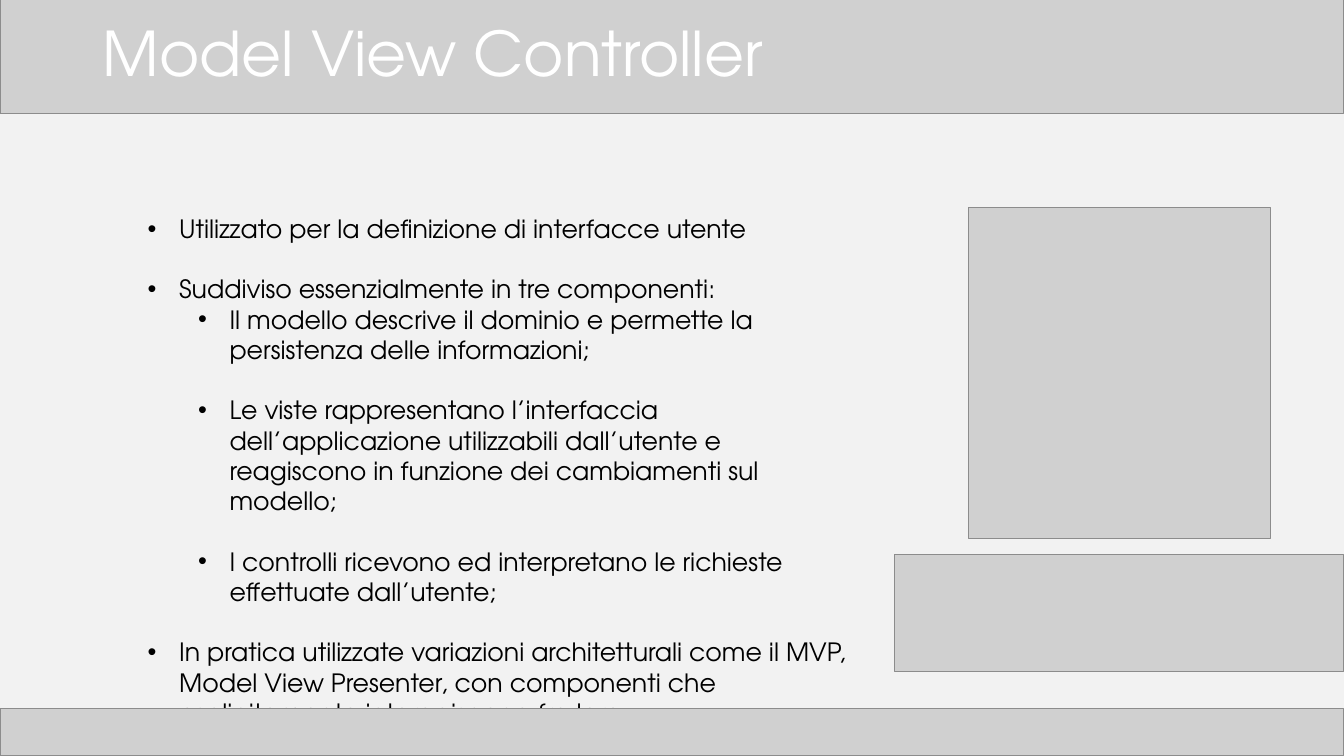
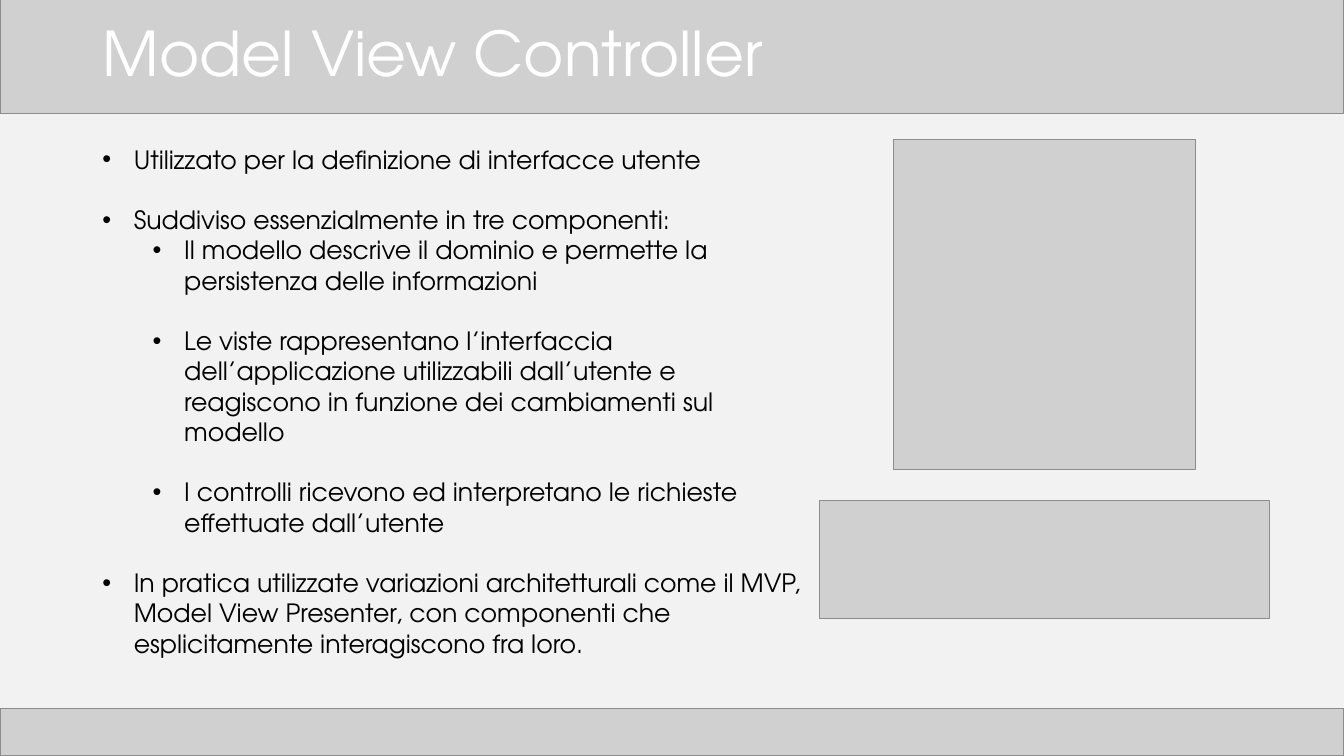
Before and after one commit to TTia/xblog-thesis, a slide deck: slide 3 of Presentazione.pptx. Drawn at 1344x756 pixels with LibreOffice and Linux fonts; fonts in the diff are those of the drawing; grey boxes stand for pictures. Boxes give left, top, right and bottom in pixels: in the first picture for what was removed or moved away, otherwise in the second. Text is boxed around its words. In the diff, an @@ line names an element or a change of style, - is before the commit and + after.

```diff
--- a/Presentazione.pptx
+++ b/Presentazione.pptx
@@ text "Utilizzato per la definizione di ...": place and size @@
-text "Utilizzato per la definizione di ..." at (179,219,846,709)
+text "Utilizzato per la definizione di ..." at (134,150,801,654)
@@ picture: place and size @@
-picture at (969,208,1271,538)
+picture at (893,139,1196,470)
@@ text at (184,233,737,533): text changed @@
-  • Il modello descrive il dominio e permette la persistenza delle informazioni;
-  • Le viste rappresentano l’interfaccia dell’applicazione utilizzabili dall’utente e reagiscono in funzione dei cambiamenti sul modello;
-  • I controlli ricevono ed interpretano le richieste effettuate dall’utente;
+  • Il modello descrive il dominio e permette la persistenza delle informazioni
+  • Le viste rappresentano l’interfaccia dell’applicazione utilizzabili dall’utente e reagiscono in funzione dei cambiamenti sul modello
+  • I controlli ricevono ed interpretano le richieste effettuate dall’utente
@@ picture: place and size @@
-picture at (895,555,1344,673)
+picture at (820,501,1269,619)
```
Also in this commit, not shown: 19 other slides changed, 1 slide added, 1 slide removed, 3 other files.
